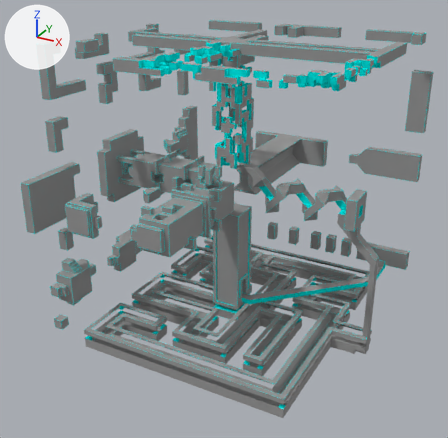
One commit to the Blender file OtherStuff/Blender/Level1v2.blend: the scene before it, then after it.
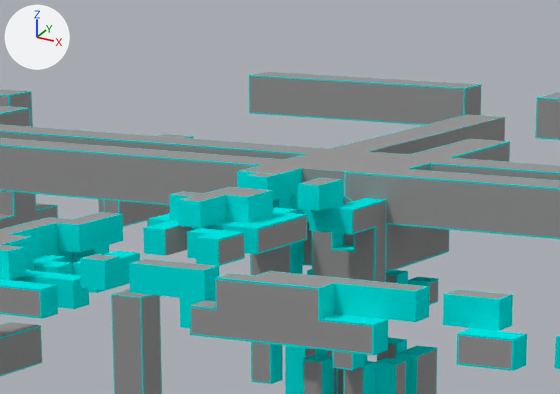
The first picture shows the older version from a camera (50 mm lens) standing at (896.0, -1687.0, 1216.0) and looking at (-8.0, -44.0, 394.0). The close-ups show both versions on the part from 34% to 63% of the width and 1% to 21% of the height of that picture; other places that the commit changed are outside them. Every picture has the same lights, and +X, +Y and +Z are marked at upper left.

In view in the first close-up: 'slot393', 'slot393.001'.
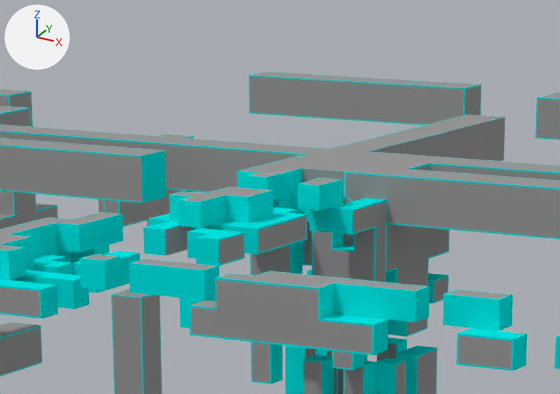
Pixel boxes [x1, y1, x2, y2] of what changed, in the close-ups (560 x 394 px; the box of a moved part takes in the faces that stretch with it):
part 1 of me_slot393, added
    after: [428, 273, 449, 304]
part 2 of me_slot393, moved or reshaped
    before: [26, 139, 510, 305]
    after: [26, 142, 451, 337]

The edits, one by one:
me_slot393 is used by ob_slot393; location (0.0, 0.0, 0.0); rotation (1.571, 0.0, 0.0), in degrees (90, 0, 0).
me_slot393 had 8528 vertices, 12390 faces and spanned x -464.0..496.0, y 16.0..960.0, z -496.0..432.0.
me_slot393 now has 8530 vertices, 12382 faces and spans x -464.0..496.0, y 16.0..960.0, z -496.0..432.0.
me_slot393 part 1: the loose piece of 16 vertices spanning x 32.0..48.0, y 864.0..880.0, z -32.0..-16.0 is copied, and the copy is scaled about the mesh origin by (1, 1, 1.53); it spans x 32.0..48.0, y 864.0..880.0, z -48.0..-24.0.
Part 2, on me_slot393:
57 vertices are removed from x -112.0..48.0, y 864.0..960.0, z -144.0..48.0.
103 faces are deleted.
3 vertices in x -112.0, y 928.0..929.0, z 16.0..48.0 move by (-32.0, 0.0, 0.0).
34 vertices are added at x 32.0..48.0, y 848.0..897.0, z -16.0..40.0.
9 new vertices lie (96.0, 0.0, 0.0) away from vertices in x -240.0, y 928.0..960.0, z 16.0..48.0.
23 new faces join them, mat_slot393 (grey #999999).
52 new faces join them, mat_material_001 (cyan #00e7e5).
